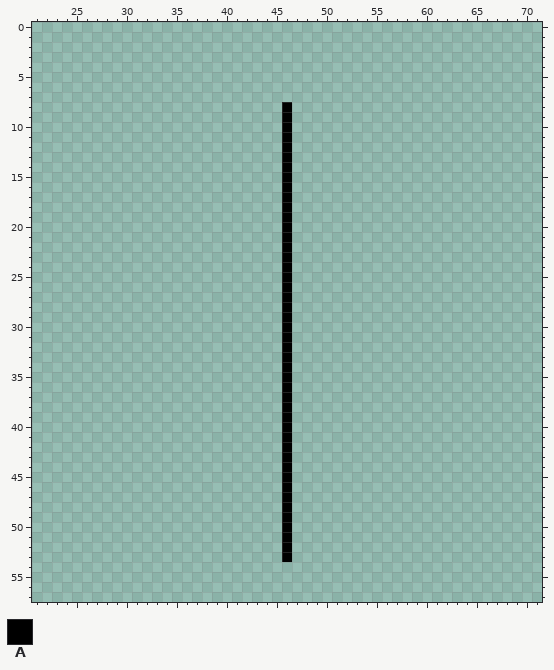
Pixel-art file -- art/ase/Axe_Weappon.ase. The picture above was drawn from the file before the commit.
97x58 pixels, 1 frame. Shown: x 21..71, y 0..57.
Palette (. is transparent): A #000000
Pixels before (only the part around the change), first column x 21:
 0 ...................................................
 1 ...................................................
 2 ...................................................
 3 ...................................................
 4 ...................................................
 5 ...................................................
 6 ...................................................
 7 ...................................................
 8 .........................A.........................
 9 .........................A.........................
10 .........................A.........................
11 .........................A.........................
12 .........................A.........................
13 .........................A.........................
14 .........................A.........................
15 .........................A.........................
16 .........................A.........................
17 .........................A.........................
18 .........................A.........................
19 .........................A.........................
20 .........................A.........................
21 .........................A.........................
22 .........................A.........................
23 .........................A.........................
24 .........................A.........................
25 .........................A.........................
26 .........................A.........................
27 .........................A.........................
28 .........................A.........................
29 .........................A.........................
30 .........................A.........................
31 .........................A.........................
32 .........................A.........................
33 .........................A.........................
34 .........................A.........................
35 .........................A.........................
36 .........................A.........................
37 .........................A.........................
38 .........................A.........................
39 .........................A.........................
40 .........................A.........................
41 .........................A.........................
42 .........................A.........................
43 .........................A.........................
44 .........................A.........................
45 .........................A.........................
46 .........................A.........................
47 .........................A.........................
48 .........................A.........................
49 .........................A.........................
50 .........................A.........................
51 .........................A.........................
52 .........................A.........................
53 .........................A.........................
54 ...................................................
55 ...................................................
56 ...................................................
57 ...................................................
After:
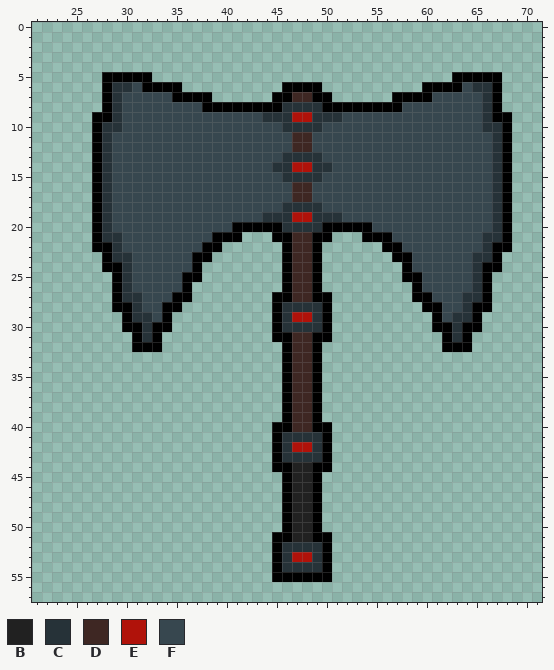
Colours new in this view: B #212121  C #263238  D #3e2723  E #b0120a  F #37474f
The exact change:
layer "Sketch" now hidden
layer "Layer 1" added
Changed rows in their new state; - is an unchanged pixel.
Layer "Layer 1":
first column x 27:
 5 -AAAAA------------------------------AAAAA-
 6 -ACCFAAAA----------AAAA----------AAAAFCCA-
 7 -ACFFFFFAAAA------AADDAA------AAAAFFFFFCA-
 8 -ACFFFFFFFFAAAAAAAACCCCAAAAAAAAFFFFFFFFCA-
 9 AACFFFFFFFFFFFFFFCCCEECCCFFFFFFFFFFFFFFCAA
10 ACCFFFFFFFFFFFFFFFFCCCCFFFFFFFFFFFFFFFFCCA
11 ACFFFFFFFFFFFFFFFFFFDDFFFFFFFFFFFFFFFFFFCA
12 ACFFFFFFFFFFFFFFFFFFDDFFFFFFFFFFFFFFFFFFCA
13 ACFFFFFFFFFFFFFFFFFCCCCFFFFFFFFFFFFFFFFFCA
14 ACFFFFFFFFFFFFFFFFCCEECCFFFFFFFFFFFFFFFFCA
15 ACFFFFFFFFFFFFFFFFFCCCCFFFFFFFFFFFFFFFFFCA
16 ACFFFFFFFFFFFFFFFFFFDDFFFFFFFFFFFFFFFFFFCA
17 ACFFFFFFFFFFFFFFFFFFDDFFFFFFFFFFFFFFFFFFCA
18 ACFFFFFFFFFFFFFFFFFCCCCFFFFFFFFFFFFFFFFFCA
19 ACFFFFFFFFFFFFFFFCCCEECCCFFFFFFFFFFFFFFFCA
20 ACFFFFFFFFFFFFAAAAACCCCAAAAAFFFFFFFFFFFFCA
21 ACCFFFFFFFFFAAA---A-DDAA---AAAFFFFFFFFFCCA
22 AACFFFFFFFFAA-------DDA------AAFFFFFFFFCAA
23 -ACCFFFFFFAA--------DDA-------AAFFFFFFCCA-
24 -AACFFFFFFA---------DDA--------AFFFFFFCAA-
25 --ACFFFFFAA---------DDA--------AAFFFFFCA--
26 --ACFFFFFA----------DDA---------AFFFFFCA--
27 --ACCFFFAA--------A-DDAA--------AAFFFCCA--
28 --AACFFAA---------ACCCCA---------AAFFCAA--
29 ---ACCFA----------ACEECA----------AFCCA---
30 ---AACAA----------ACCCCA----------AACAA---
31 ----ACA-----------A-DDAA-----------ACA----
32 ----AAA-------------DDA------------AAA----
33 --------------------DDA-------------------
34 --------------------DDA-------------------
35 --------------------DDA-------------------
36 --------------------DDA-------------------
37 --------------------DDA-------------------
38 --------------------DDA-------------------
39 --------------------DDA-------------------
40 ------------------A-DDAA------------------
41 ------------------ACCCCA------------------
42 ------------------ACEECA------------------
43 ------------------ACCCCA------------------
44 ------------------A-BBAA------------------
45 --------------------BBA-------------------
46 --------------------BBA-------------------
47 --------------------BBA-------------------
48 --------------------BBA-------------------
49 --------------------BBA-------------------
50 --------------------BBA-------------------
51 ------------------A-BBAA------------------
52 ------------------ACCCCA------------------
53 ------------------ACEECA------------------
54 ------------------ACCCCA------------------
55 ------------------AAAAAA------------------
Where, in picture pixels (left, top, right, bottom), the same in both pictures:
changed: (92, 72, 512, 582)
